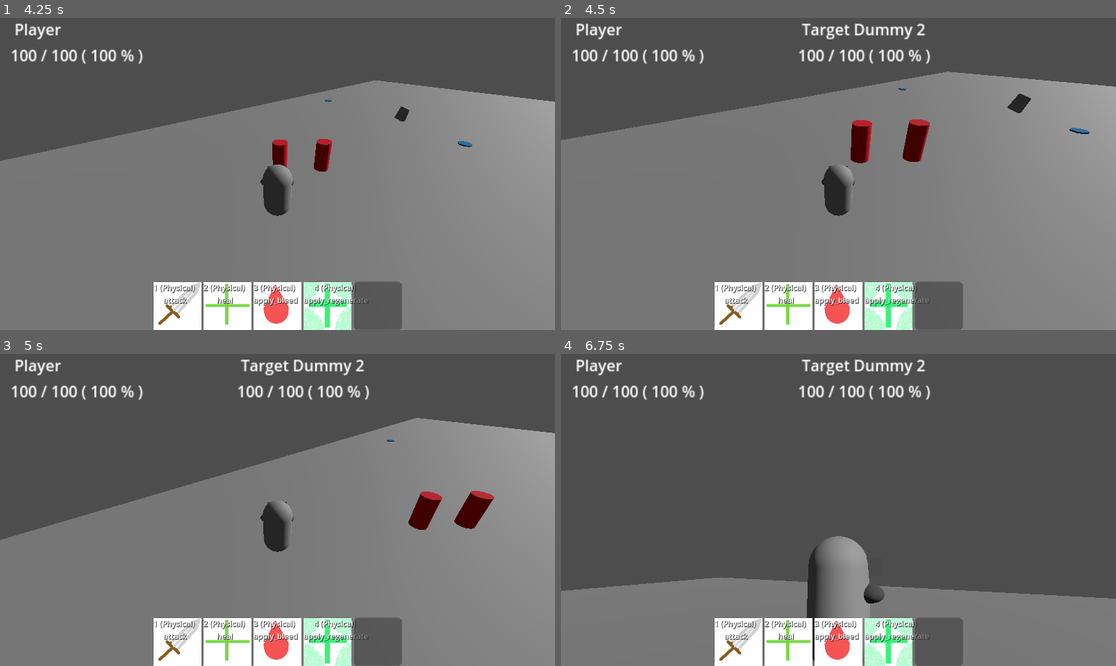
Above: before the commit, frames 1-4 (two rows, left to right).
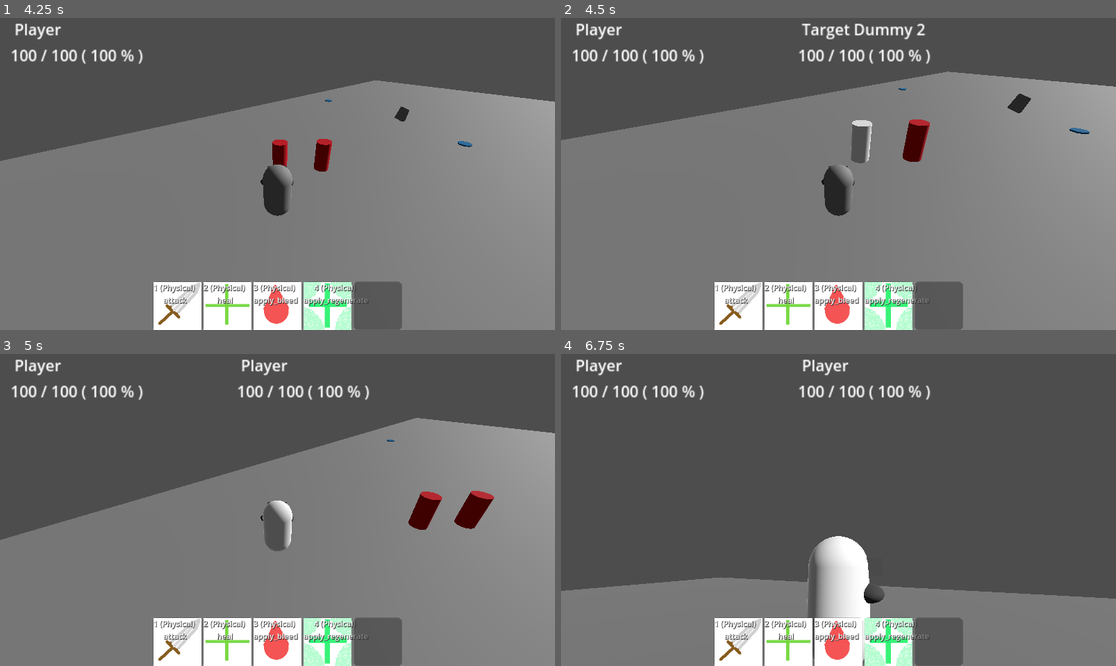
Above: after the commit, the same moments.

Repository: Uraxii/project-corridor
Game: Godot game, scene res://data/menus/main_menu.tscn
The game is run twice, just before and just after one commit, with the same random seed, the same clock (stepped at 60 frames per second) and the same inputs.
Inputs (mouse positions are in pixels of both pictures, inside the frame that each line leads up to):
- Up to frame 1 (4.25 s): click "Start Game" at 0.5 s; move the mouse to (399, 158) at 1.27 s; hold D (move_right) 1.28-2.03 s; hold Right mouse button (camera_look_enabled) 1.28-2.03 s; tap Space (jump) at 1.52, 2.27, 3.77 s; move the mouse to (166, 189) at 2.02 s; hold S (move_back) 2.03-2.78 s; click (166, 189) at 2.1 s; move the mouse to (333, 105) at 2.77 s; hold D (move_right) 2.78-3.53 s; tap Mouse wheel up (camera_zoom_in) at 2.85 s; move the mouse to (249, 236) at 3.52 s; hold W (move_forward) from 3.53 s (still down); tap Mouse wheel down (camera_zoom_out) at 3.6 s
- Up to frame 2 (4.5 s): move the mouse to (1005, 220) at 4.27 s; release W (move_forward) at 4.28 s; hold A (move_left) from 4.28 s (still down); tap Tab (target_next) at 4.35 s
- Up to frame 3 (5 s): keep holding A (move_left); tap Space (jump) at 4.52 s; tap F1 (target_self) at 4.9 s
- Up to frame 4 (6.75 s): move the mouse to (672, 463) at 5.02 s; right-click (672, 463) at 5.1 s; tap Space (jump) at 5.27 s; move the mouse to (866, 510) at 5.77 s; release A (move_left) at 5.78 s; press the mouse at (866, 510) at 5.78 s; hold S (move_back) 5.78-6.53 s; move the mouse to (755, 432) at 6.52 s; release the mouse at (755, 432) at 6.53 s; hold D (move_right) from 6.53 s (still down); tap Mouse wheel up (camera_zoom_in) at 6.6 s

Frame 1 is identical in both runs. In frame 2, 0.5% of the frame differs, in the area x 52-57%, y 32-47%; in frame 3, 1.2%; in frame 4, 3.2%, in the area x 43-66%, y 1-99%.
Error before the commit: Invalid call. Nonexistent function 'target_entity' in base 'Area3D (PlayerSelectTarget)'. (res://data/entities/player/player.gd:43)

Commit message:
fixed issue with targeting; entities are now highlighted when targeted

Diff:
--- a/data/entities/player/player.gd
+++ b/data/entities/player/player.gd
@@ -1,4 +1,6 @@
 class_name Player extends Entity
+
+const SHADER_HIGHLIGHT: Resource = preload("res://data/materials/highlight.tres")
 
 @export var stats: Stats
 
@@ -9,6 +11,8 @@
 @onready var movement: Movement = %Movement
 
 var player_info: PlayerInfo
+
+var target_original_material: Material
 
 var skill_binds: Dictionary = {
         'bar_1_skill_1': 'attack',
@@ -40,7 +44,7 @@
         if input.target_next:
                 targeting.target_next()
         if input.target_self:
-                targeting.target_entity(self)
+                targeting.set_target(self)
         if input.cancel:
                 set_target(null)
 
@@ -51,3 +55,28 @@
         Server.update_player_info.rpc(body.position, body.rotation)
 
         # player_info = Server.connections[multiplayer.get_unique_id()]
+
+
+func set_target(new_target: Entity) -> void:
+        var target_visuals
+
+        if target != null:
+                target_visuals = target.body.get_children()
+
+                for element in target_visuals:
+                        if element is MeshInstance3D:
+                                element.set_surface_override_material(0, target_original_material)
+
+
+        if new_target == null:
+                return
+
+        target_visuals = new_target.body.get_children()
+
+        for element in target_visuals:
+                if element is MeshInstance3D:
+                        target_original_material = element.get_surface_override_material(0)
+                        element.set_surface_override_material(0, SHADER_HIGHLIGHT)
+
+        target = new_target
+        changed_target.emit(target)
